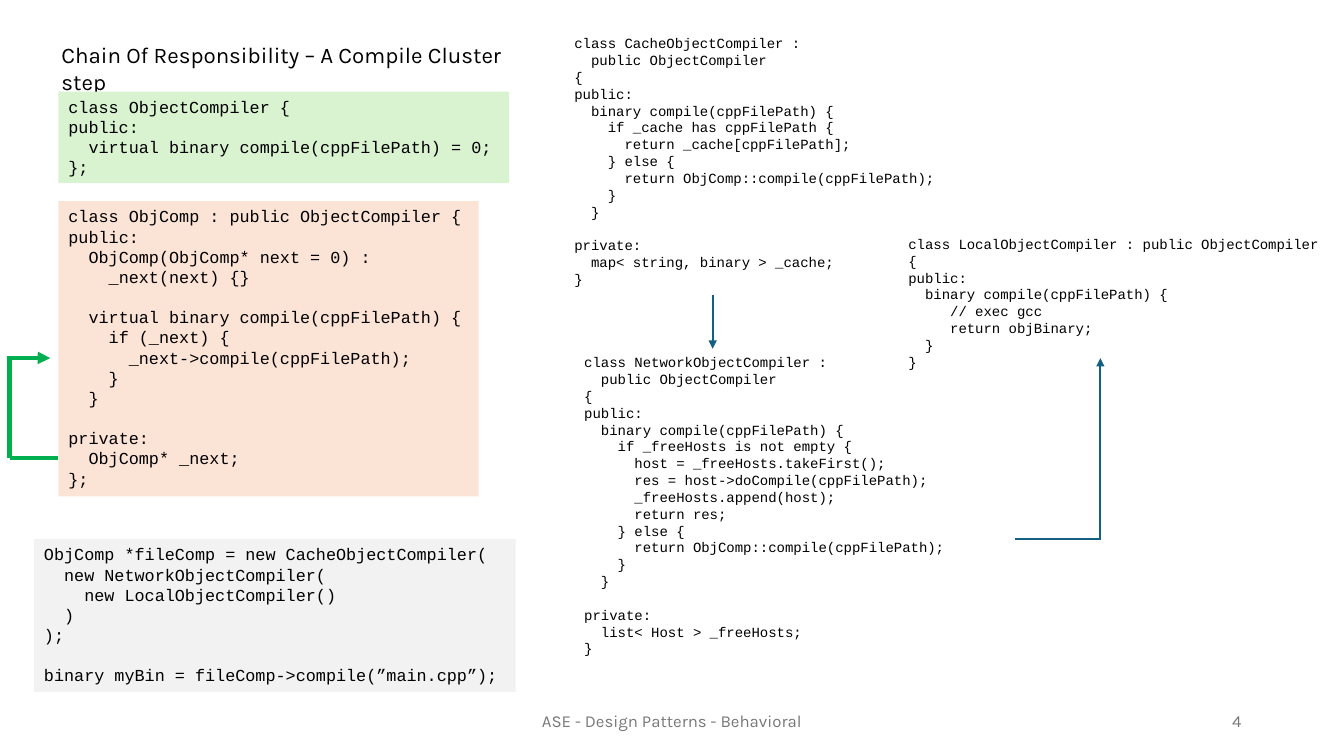
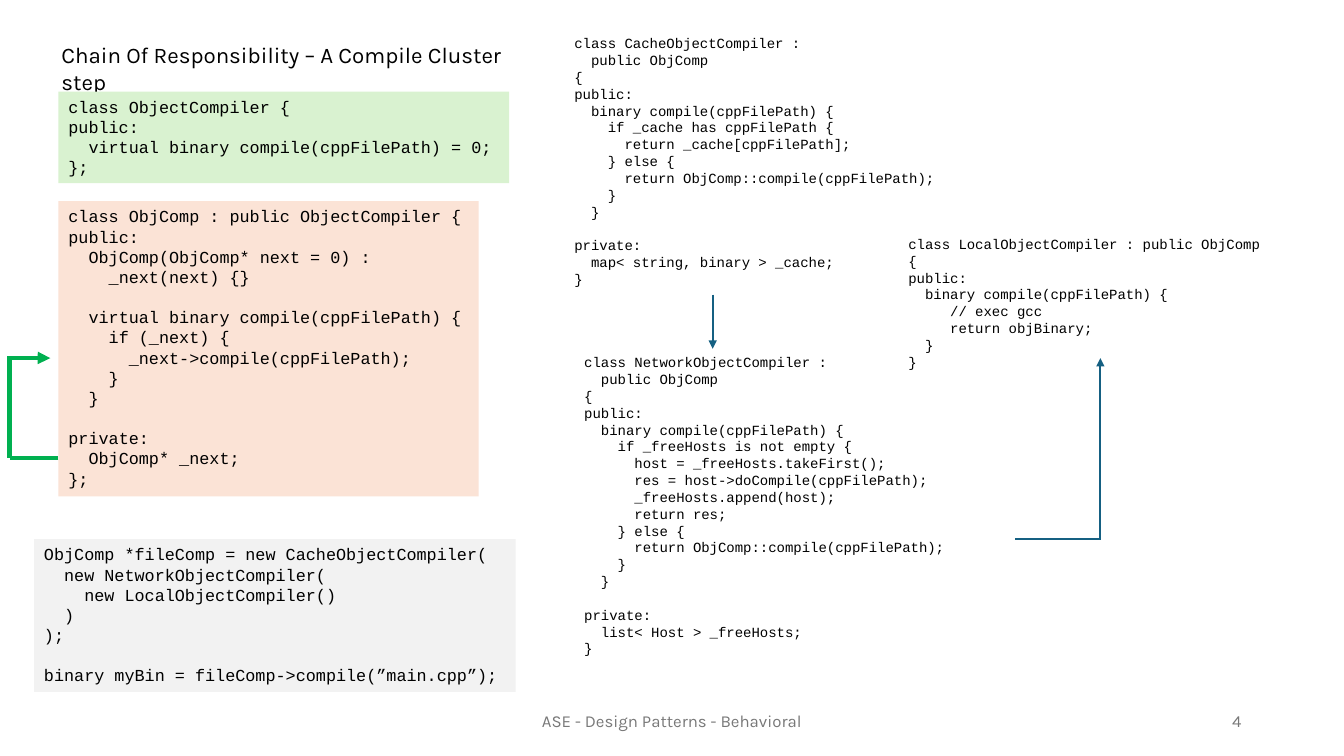
Before and after one commit to Ehsangood1/ASE, a slide deck: slide 4 of Lesson.04 - Design Patterns - Behavioral/Behavioral.pptx. Drawn at 1344x756 pixels with LibreOffice and Linux fonts; fonts in the diff are those of the drawing. Boxes give left, top, right and bottom in pixels: in the first picture for what was removed or moved away, otherwise in the second. Text is boxed around its words. In the diff, an @@ line names an element or a change of style, - is before the commit and + after.

Commit message:
Fix a typo in the COR pattern

```diff
--- a/Lesson.04 - Design Patterns - Behavioral/Behavioral.pptx
+++ b/Lesson.04 - Design Patterns - Behavioral/Behavioral.pptx
@@ text at <box>591,55,709,68</box>: text changed @@
-public ObjectCompiler
+public ObjComp
@@ text at <box>908,239,1260,252</box>: text changed @@
-class LocalObjectCompiler : public ObjectCompiler
+class LocalObjectCompiler : public ObjComp
@@ text at <box>601,374,719,387</box>: text changed @@
-public ObjectCompiler
+public ObjComp
```
